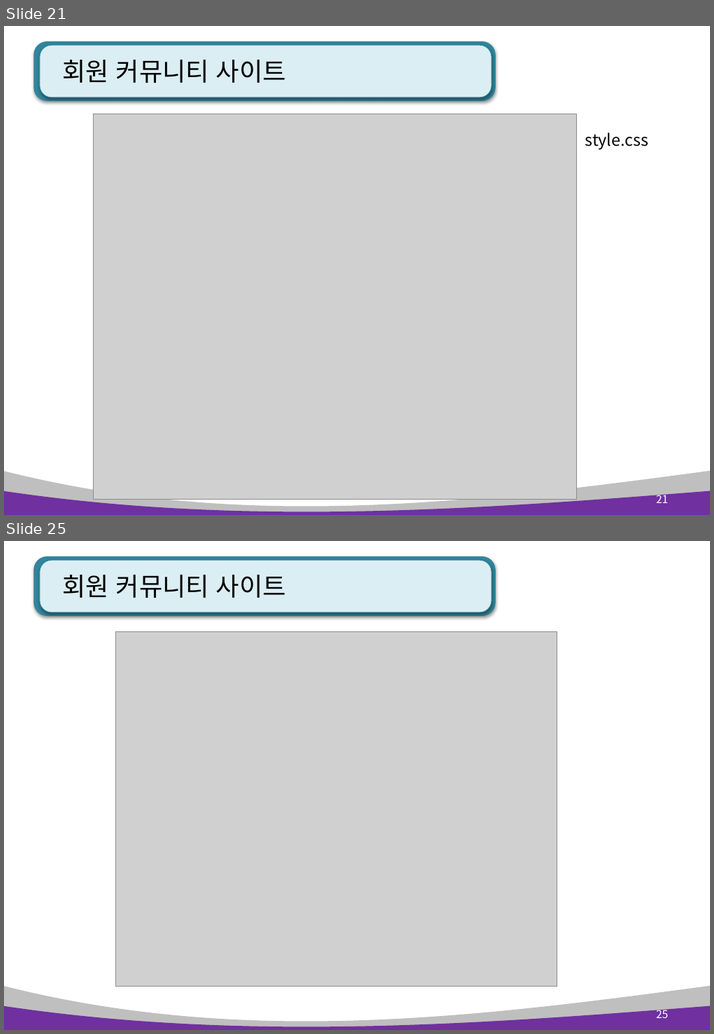
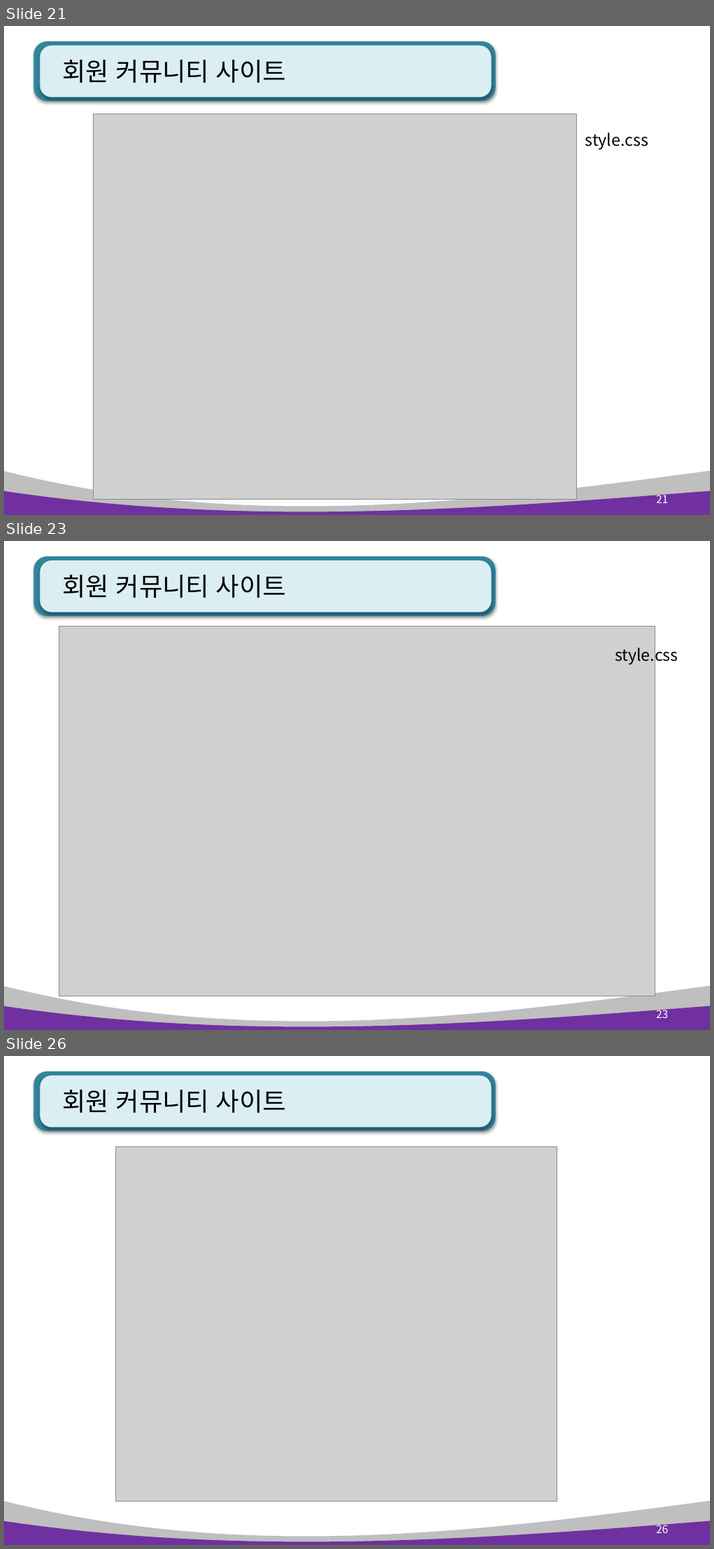
Before and after one commit to pshho/ngreen_project, a slide deck: pyWorks/자료/python_ppt/flask project - 회원 커뮤니티(게시판) .pptx. Shown one above the other, each under a label of ours: slides 21 and 25 before the commit, slides 21, 23 and 26 after it; the slides between them are not shown. The pictures are 714x1034 and 714x1549 pixels, drawn with LibreOffice and Linux fonts; fonts in the diff are those of the drawing; grey boxes stand for pictures. Boxes give left, top, right and bottom in pixels: in the first picture for what was removed or moved away, otherwise in the second. Text is boxed around its words. In the diff, an @@ line names an element or a change of style, - is before the commit and + after.

```diff
--- a/pyWorks/자료/python_ppt/flask project - 회원 커뮤니티(게시판) .pptx
+++ b/pyWorks/자료/python_ppt/flask project - 회원 커뮤니티(게시판) .pptx
@@ slide 23 added at (4,541,710,1030), background #FFFFFF; not listed: 4 template elements that a slide beside it also shows @@
@@ title added at (62,575,286,598), 28 pt, text #000000 @@
+회원 커뮤니티 사이트
@@ picture added at (59,626,655,996) @@
@@ text added at (614,645,678,666), 18 pt, text #000000 @@
+style.css
@@ page number added at (656,1007,668,1018), 12 pt, text #FFFFFF @@
+23
@@ what was slide 25 is now slide 26 @@
@@ page number at (656,1522,668,1533): text changed @@
-25
+26
```
Also in this commit, not shown: 4 slides changed, 6 other slides added, 36 other files.
